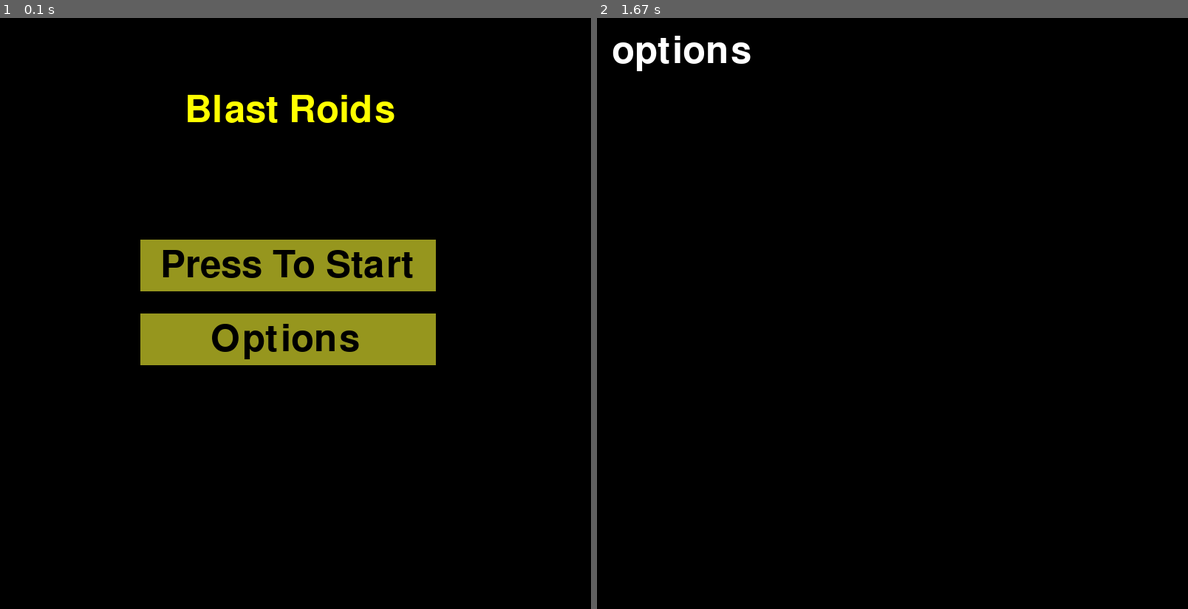
Above: before the commit, frames 1-2 (left to right).
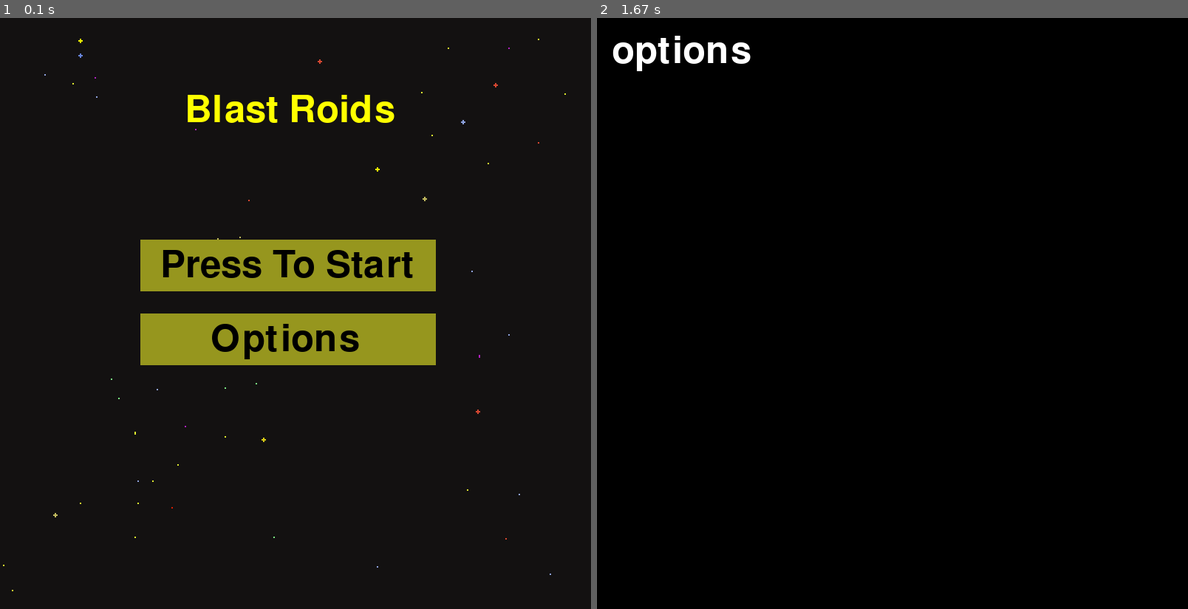
Above: after the commit, the same moments.

Repository: mrmastercat604me/pygame_project
Game: pygame game, started from startmenu.py
The game is run twice, just before and just after one commit, with the same random seed, the same clock (stepped at 60 frames per second) and the same inputs.
Inputs (mouse positions are in pixels of both pictures, inside the frame that each line leads up to):
- Up to frame 1 (0.1 s): no input
- Up to frame 2 (1.67 s): click (892, 313) at 0.38 s

The runs differ from the first frame. In frame 1, less than 0.1% of the frame differs, in the area x 0-96%, y 3-97%; in frame 2, nothing differs.

Commit message:
added background image

Diff:
--- a/startmenu.py
+++ b/startmenu.py
@@ -9,6 +9,11 @@
 screen = pygame.display.set_mode((800,800),0,32)
 
 font = pygame.font.SysFont(None, 75)
+
+backroundimage = pygame.image.load("background-black.png")
+backroundimage_rect = backroundimage.get_rect()
+backroundimage_rect.topleft = (0,0)
+backroundimage = pygame.transform.scale(backroundimage,(800,800))
 
 def draw_text(text, font, color, surface, x,y):
     textobj = font.render(text, 1, color)
@@ -29,6 +34,7 @@
 def main_menu():
     while True:
         screen.fill((0,0,0))
+        screen.blit(backroundimage,backroundimage_rect)
         draw_text('Blast Roids',font, (255, 255, 0), screen, 250, 100)
 
         mx, my = pygame.mouse.get_pos()
